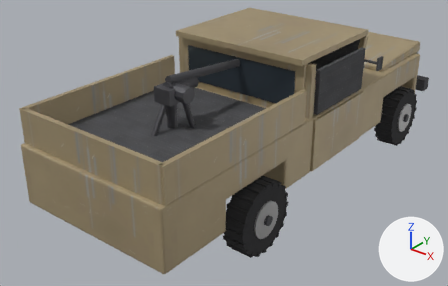
Two versions of the glTF model assets/models/veh/technical.glb, one commit apart.
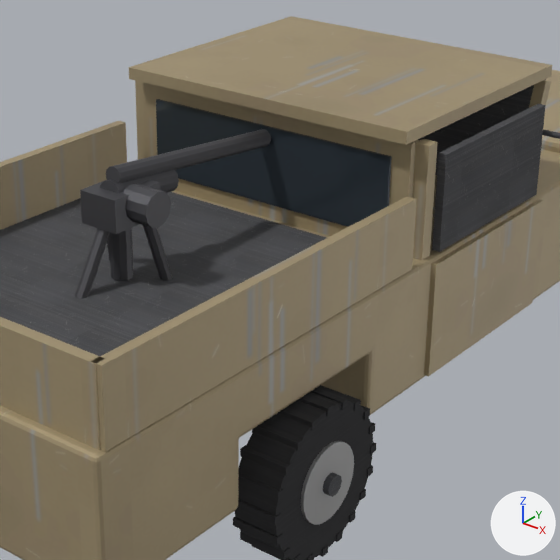
There are two pictures of each version: one whole from a 50 mm lens placed at (3.79, -5.3, 3.56), pointed at (-0.24, -0.27, 0.43), one close up on the part from 26% to 83% of the width and 0% to 89% of the height. Every picture has the same lights, and +X, +Y and +Z are marked at lower right. The first two pictures are the older version. Where no turn or scale is listed for an object, it has been applied to the vertices.

In view in the first close-up: 'technical'.
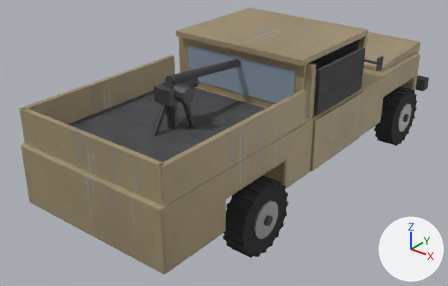
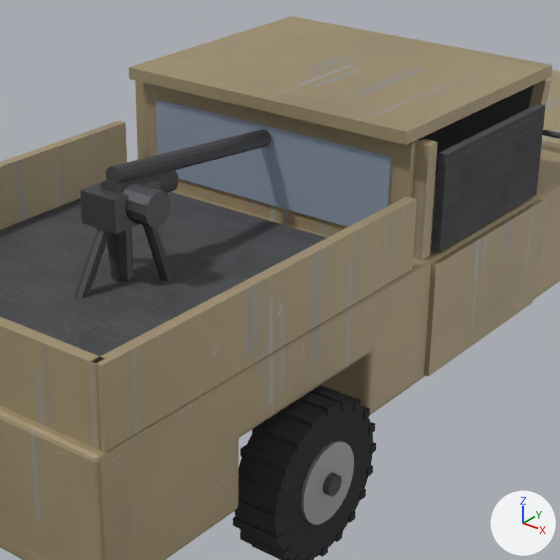
The change, as JSON lines over the scene's bpy script:
```json
{"op": "set", "path": "mat_glass.metallic", "old": "0.55", "new": "0.0"}
{"op": "set", "path": "mat_glass.base_color", "old": "(0.06, 0.08, 0.1)", "new": "(0.24, 0.29, 0.36)", "note": "greyish blue #455059 -> greyish blue #8693a2"}
{"op": "add", "block": "mat_glass", "code": "mat_glass.emission_strength = 1.0"}
{"op": "add", "block": "mat_glass", "code": "mat_glass.emission_color = (0.0175, 0.0245, 0.035)  # dark blue #242b35"}
```

Location of each change, [x1, y1, x2, y2] in pixels of the close-ups (560 x 560 px):
```json
{"object": "technical", "change": "recoloured, surface changed", "before": [153, 96, 395, 230], "after": [153, 96, 395, 230], "on screen": "lighter"}
```
